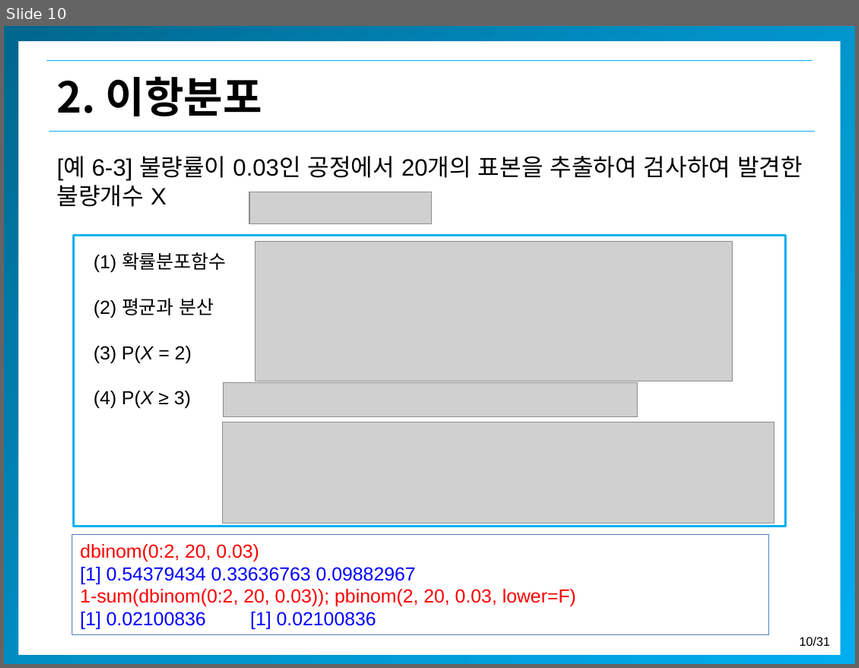
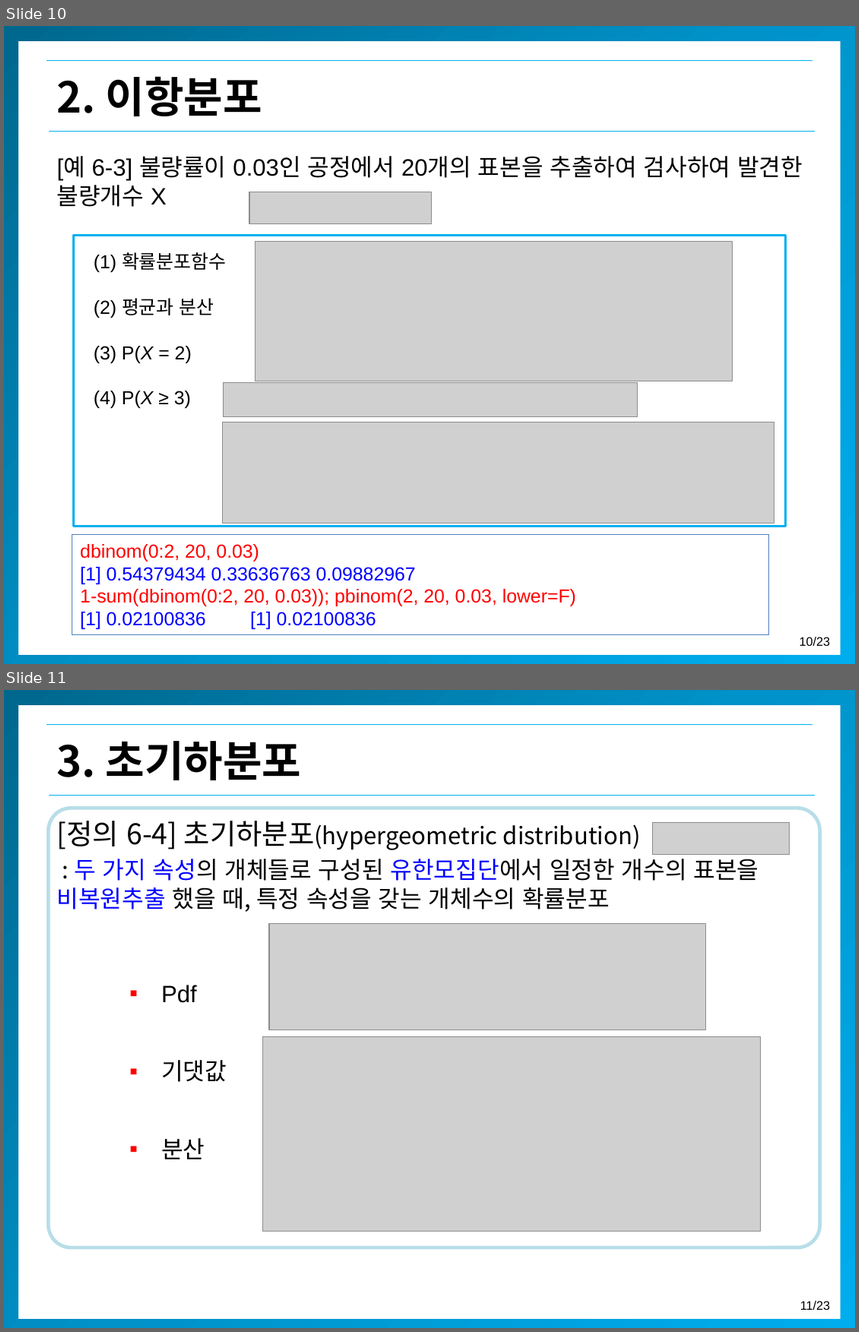
Before and after one commit to misdb/statistics, a slide deck: .gitbook/assets/chapter-04-3-kor (1).pptx. Shown one above the other, each under a label of ours: slide 10 before the commit, slides 10 and 11 after it. The pictures are 859x668 and 859x1332 pixels, drawn with LibreOffice and Linux fonts; fonts in the diff are those of the drawing; grey boxes stand for pictures; background and template pictures are left out. Boxes give left, top, right and bottom in pixels: in the first picture for what was removed or moved away, otherwise in the second. Text is boxed around its words. In the diff, an @@ line names an element or a change of style, - is before the commit and + after.

```diff
--- a/.gitbook/assets/chapter-04-3-kor (1).pptx
+++ b/.gitbook/assets/chapter-04-3-kor (1).pptx
@@ slide 11 added at <box>4,690,855,1328</box>, background #FFFFFF; not listed: 5 template elements that a slide beside it also shows @@
@@ text added at <box>57,741,302,780</box>, 36 pt, text #000000, bold @@
+3. 초기하분포
@@ rounded rectangle added at <box>48,809,820,1249</box>, outline #B7DEE8 3 pt @@
@@ text added at <box>57,821,759,912</box>, 20 pt, text #000000 @@
+  [정의 6-4] 초기하분포(hypergeometric distribution)
+  : 두 가지 속성의 개체들로 구성된 유한모집단에서 일정한 개수의 표본을 비복원추출 했을 때, 특정 속성을 갖는 개체수의 확률분포
@@ picture added at <box>652,823,790,855</box> @@
@@ picture added at <box>269,924,706,1030</box> @@
@@ text added at <box>161,985,227,1160</box>, 20 pt, text #000000 @@
+  ▪ Pdf
+  ▪ 기댓값
+  ▪ 분산
@@ picture added at <box>262,1037,761,1231</box> @@
@@ page number at <box>800,637,831,646</box>: text changed @@
-10/31
+10/23
```
Also in this commit, not shown: 1 slide changed, 6 other slides added, 5 other files.
